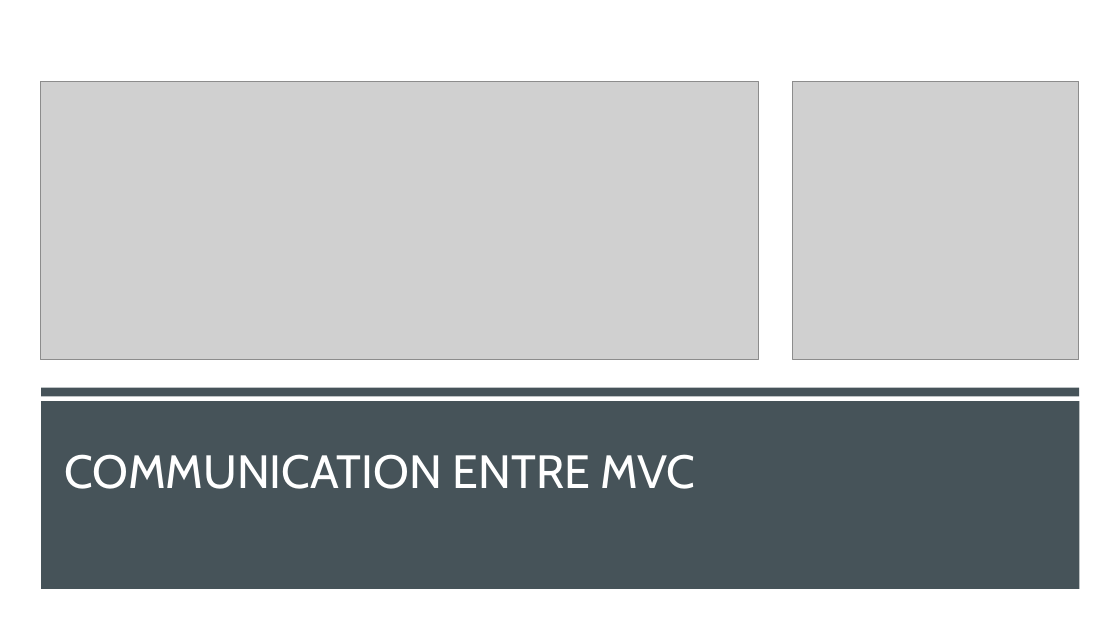
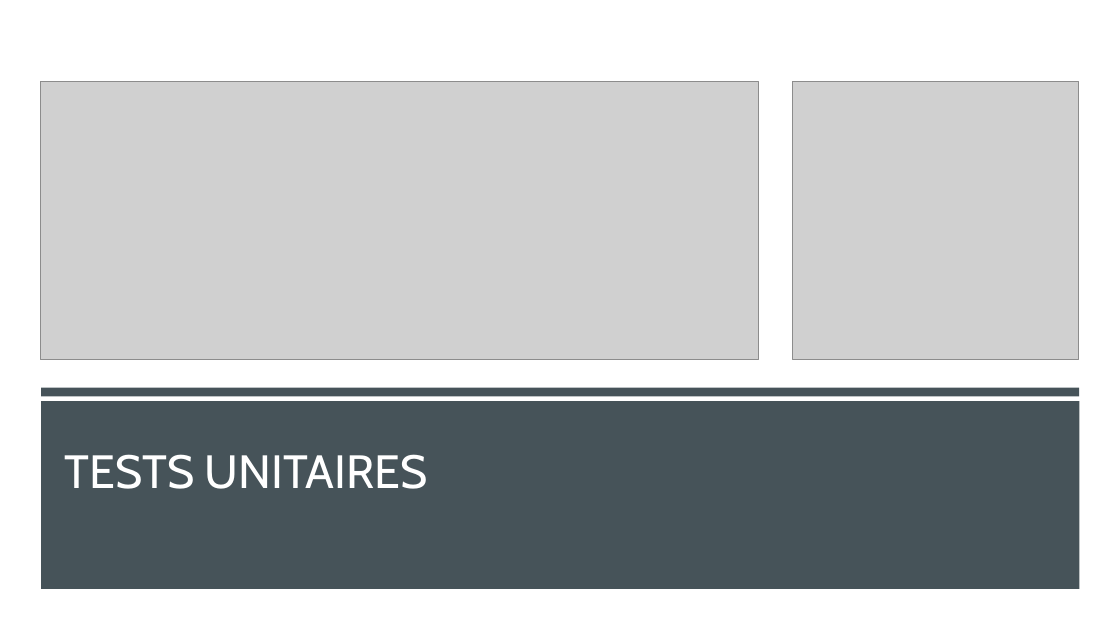
Before and after one commit to MickaeliOS/OpenClassrooms-P9-LeBaluchon, a slide deck: slide 9 of Soutenance/Horn_Mickael_presentation_4_102022.pptx. Drawn at 1120x630 pixels with LibreOffice and Linux fonts; fonts in the diff are those of the drawing; grey boxes stand for pictures. Boxes give left, top, right and bottom in pixels: in the first picture for what was removed or moved away, otherwise in the second. Text is boxed around its words. In the diff, an @@ line names an element or a change of style, - is before the commit and + after.

```diff
--- a/Soutenance/Horn_Mickael_presentation_4_102022.pptx
+++ b/Soutenance/Horn_Mickael_presentation_4_102022.pptx
@@ title at (64,454,428,489): text changed @@
-COMMUNICATION ENTRE MVC
+TESTS UNITAIRES
```
Also in this commit, not shown: 3 other slides changed, 15 other files.
